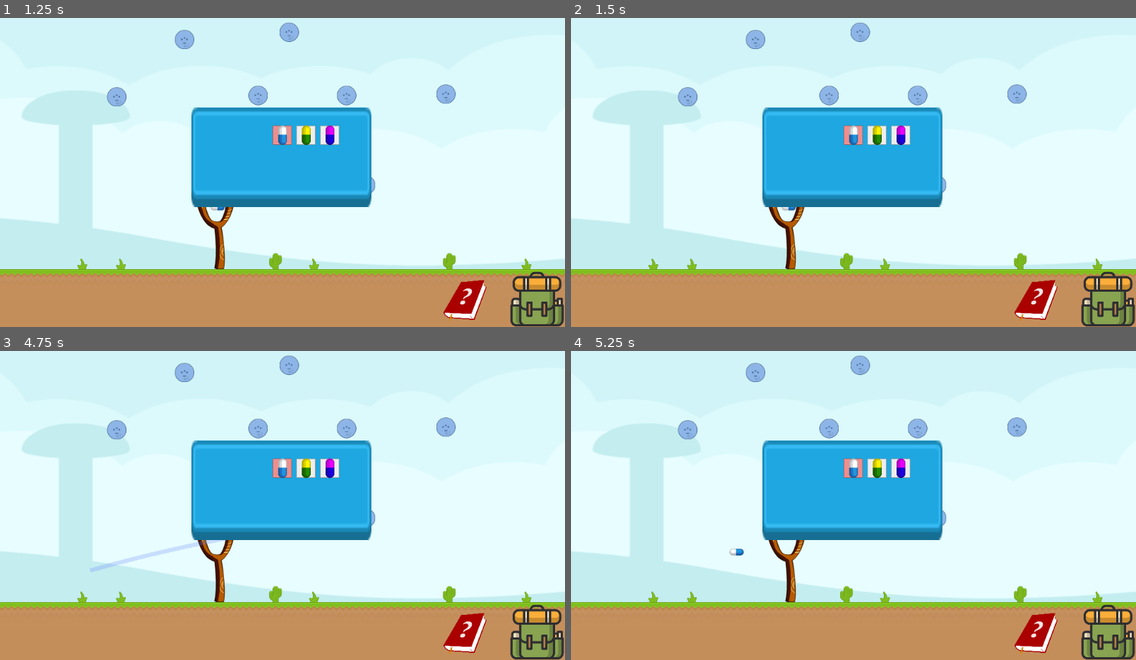
Above: before the commit, frames 1-4 (two rows, left to right).
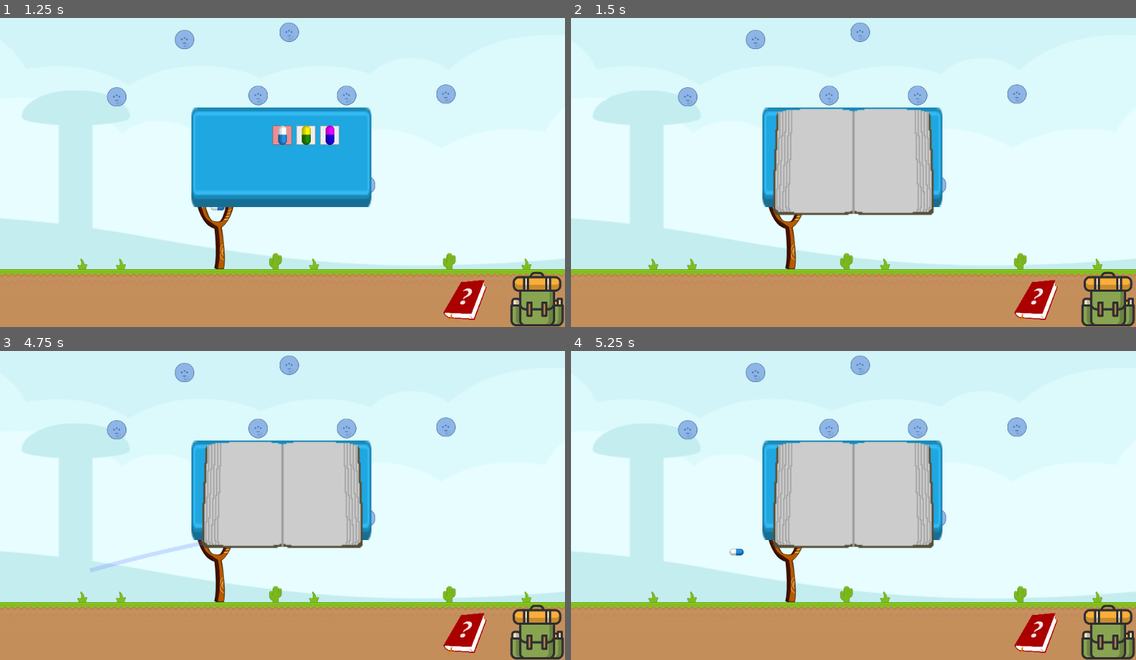
Above: after the commit, the same moments.

Repository: kleimaj/slingshot
Game: Godot game, scene res://Scenes/Level.tscn
Two runs of this game, one before a commit and one after it. Both use one fixed random seed, a clock stepped at 60 frames per second and the inputs below.
Inputs (mouse positions are in pixels of both pictures, inside the frame that each line leads up to):
- Up to frame 1 (1.25 s): click (536, 299) at 0.5 s
- Up to frame 2 (1.5 s): click (1034, 299) at 1.25 s
- Up to frame 3 (4.75 s): click (463, 632) at 2 s; click (463, 632) at 2.75 s; tap Enter at 3.5 s; move the mouse to (406, 477) at 3.52 s; click (406, 477) at 3.67 s; tap Space at 4.25 s; drag from (169, 511) to (446, 428) at 4.27 s
- Up to frame 4 (5.25 s): move the mouse to (910, 422) at 5.02 s; click (910, 422) at 5.17 s

Frame 1 is identical in both runs. In frame 2, 9.6% of the frame differs, in the area x 35-65%, y 29-64%; in frame 3, 9.6%; in frame 4, 9.6%.

Commit message:
adds book texture rect with button functionality

Diff:
--- a/Scenes/Level.tscn
+++ b/Scenes/Level.tscn
@@ -10,6 +10,7 @@
 [ext_resource path="res://GFX/kenney_physicsAssets_v2/PNG/Backgrounds/blue_shroom.png" type="Texture" id=8]
 [ext_resource path="res://UI/UI.gd" type="Script" id=9]
 [ext_resource path="res://GFX/book.png" type="Texture" id=10]
+[ext_resource path="res://GFX/Openbook.png" type="Texture" id=11]
 
 [sub_resource type="ConvexPolygonShape2D" id=1]
 points = PoolVector2Array( 0, 0, 70, 0, 70, 70, 0, 70 )
@@ -197,6 +198,21 @@
 
 [node name="Inventory" parent="UI/CanvasLayer" instance=ExtResource( 2 )]
 
+[node name="Book" type="TextureRect" parent="UI/CanvasLayer"]
+anchor_left = 0.5
+anchor_top = 0.5
+anchor_right = 0.5
+anchor_bottom = 0.5
+margin_left = -147.0
+margin_top = -98.0
+margin_right = 147.0
+margin_bottom = 98.0
+texture = ExtResource( 11 )
+expand = true
+__meta__ = {
+"_edit_use_anchors_": false
+}
+
 [node name="BackpackButton" type="TextureButton" parent="UI/CanvasLayer"]
 anchor_left = 1.0
 anchor_top = 1.0
@@ -224,3 +240,4 @@
 "_edit_use_anchors_": false
 }
 [connection signal="pressed" from="UI/CanvasLayer/BackpackButton" to="UI" method="_on_BackpackButton_pressed"]
+[connection signal="pressed" from="UI/CanvasLayer/BookButton" to="UI" method="_on_BookButton_pressed"]
--- a/UI/UI.gd
+++ b/UI/UI.gd
@@ -1,13 +1,24 @@
 extends Control
 
 var inventoryIsOpen = false
+var bookIsOpen = false
 
 func _ready():
 	set_inventory()
+	set_book()
 
 func _on_BackpackButton_pressed():
 	inventoryIsOpen = !inventoryIsOpen
+	bookIsOpen = false
 	set_inventory()
+
+func _on_BookButton_pressed():
+	bookIsOpen = !bookIsOpen
+	inventoryIsOpen = false
+	set_book()
 
 func set_inventory():
 	$CanvasLayer/Inventory.visible = inventoryIsOpen
+
+func set_book():
+	$CanvasLayer/Book.visible = bookIsOpen
Binary file added: GFX/Openbook.png
Not shown, added: GFX/Openbook.png.import
Not shown: 1 places in Scenes/Level.tscn that only renumber resources
